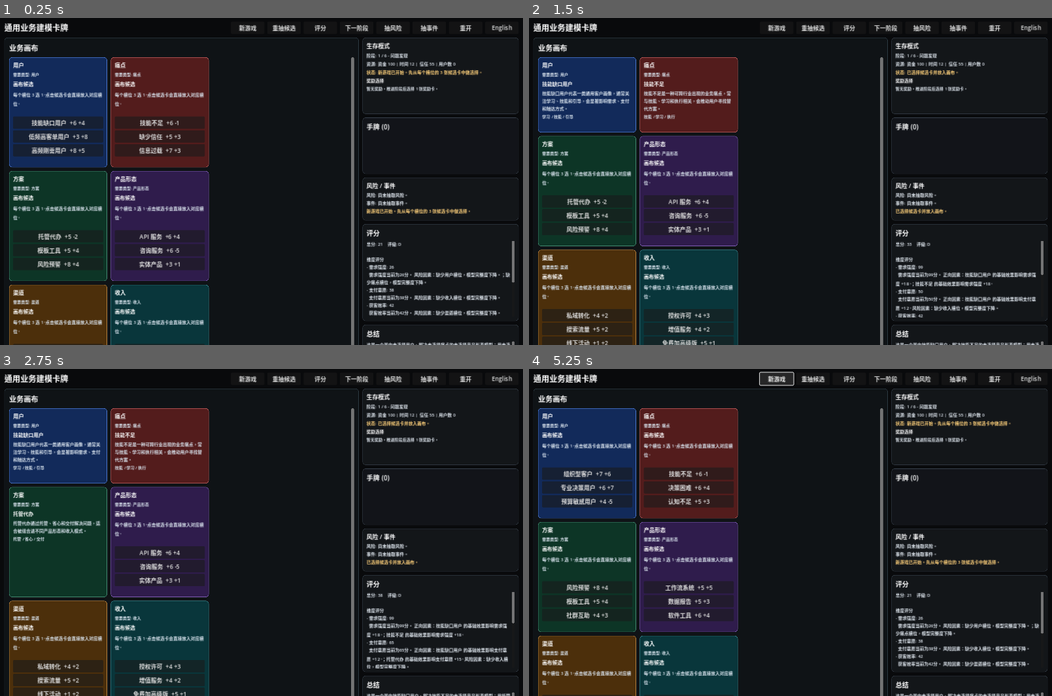
Above: before the commit, frames 1-4 (two rows, left to right).
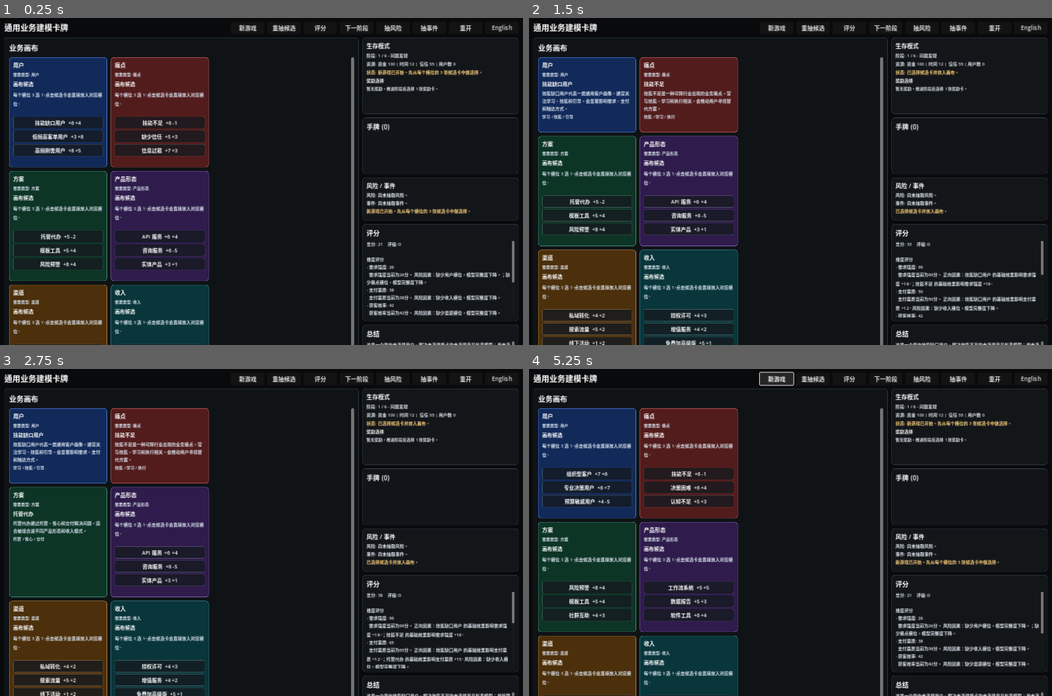
Above: after the commit, the same moments.

Repository: HelloKuoty/poker
Game: Godot game, scene res://scenes/main.tscn
The game is run twice, just before and just after one commit, with the same random seed, the same clock (stepped at 60 frames per second) and the same inputs.
Inputs (mouse positions are in pixels of both pictures, inside the frame that each line leads up to):
- Up to frame 1 (0.25 s): no input
- Up to frame 2 (1.5 s): click (586, 122) at 0.5 s, where only the run before the commit has a clickable "技能缺口用户 +6 +4"; click (691, 122) at 1.25 s, where only the run before the commit has a clickable "技能不足 +6 -1"
- Up to frame 3 (2.75 s): click (57, 552) at 2 s, where only the run before the commit has a clickable "托管代办 +5 -2"
- Up to frame 4 (5.25 s): click (691, 552) at 2.75 s, where only the run before the commit has a clickable "API 服务 +6 +4"; click (586, 624) at 3.5 s, where only the run before the commit has a clickable "私域转化 +4 +2"; click (691, 624) at 4.25 s, where only the run before the commit has a clickable "授权许可 +4 +3"; click "新游戏" at 5 s

The runs differ from the first frame. In frame 1, 1.6% of the frame differs, in the area x 2-40%, y 30-100%; in frame 2, 1.9%, in the area x 2-40%, y 54-100%; in frame 3, 1.4%; in frame 4, 1.6%.

Commit message:
Fix board slot drag scrolling

Diff:
--- a/scripts/ui/board_view.gd
+++ b/scripts/ui/board_view.gd
@@ -9,6 +9,8 @@
 
 const SLOT_SCENE := preload("res://scenes/card_slot.tscn")
 const REQUIRED_SLOTS := ["customer", "pain", "solution", "product", "channel", "revenue", "cost", "moat"]
+const WHEEL_STEP := 90
+const KEY_STEP := 260
 
 var localization: LocalizationManager
 var title_label: Label
@@ -37,11 +39,22 @@
 		slot.setup(slot_type, slots.get(slot_type, {}), draft_options.get(slot_type, []), localization, selected_card_type, type_colors)
 		slot.slot_clicked.connect(_on_slot_clicked)
 		slot.draft_option_clicked.connect(_on_draft_option_clicked)
+		slot.pan_started.connect(_on_slot_pan_started)
+		slot.pan_dragged.connect(_on_slot_pan_dragged)
 
 
 func _input(event: InputEvent) -> void:
 	if scroll == null:
 		return
+	if event is InputEventMouseButton and event.pressed and _is_mouse_over_board():
+		if event.button_index == MOUSE_BUTTON_WHEEL_UP:
+			_scroll_by(-WHEEL_STEP)
+			get_viewport().set_input_as_handled()
+			return
+		if event.button_index == MOUSE_BUTTON_WHEEL_DOWN:
+			_scroll_by(WHEEL_STEP)
+			get_viewport().set_input_as_handled()
+			return
 	if event is InputEventMouseButton and event.button_index == MOUSE_BUTTON_LEFT:
 		if event.pressed and _is_mouse_over_board():
 			drag_candidate = true
@@ -61,6 +74,13 @@
 			dragging = true
 			scroll.scroll_vertical = max(0, drag_start_vertical - int(delta.y))
 			scroll.scroll_horizontal = max(0, drag_start_horizontal - int(delta.x))
+			get_viewport().set_input_as_handled()
+	if event is InputEventKey and event.pressed:
+		if event.keycode == KEY_PAGEUP:
+			_scroll_by(-KEY_STEP)
+			get_viewport().set_input_as_handled()
+		elif event.keycode == KEY_PAGEDOWN:
+			_scroll_by(KEY_STEP)
 			get_viewport().set_input_as_handled()
 
 
@@ -125,6 +145,19 @@
 	emit_signal("draft_option_clicked", slot_type, card_id)
 
 
+func _on_slot_pan_started() -> void:
+	drag_candidate = false
+	dragging = false
+
+
+func _on_slot_pan_dragged(delta: Vector2) -> void:
+	_scroll_by(-int(delta.y))
+
+
+func _scroll_by(amount: int) -> void:
+	scroll.scroll_vertical = max(0, scroll.scroll_vertical + amount)
+
+
 func _is_mouse_over_board() -> bool:
 	var mouse_position := get_viewport().get_mouse_position()
 	var rect := Rect2(global_position, size)
--- a/scripts/ui/card_slot.gd
+++ b/scripts/ui/card_slot.gd
@@ -5,6 +5,8 @@
 
 signal slot_clicked(slot_type: String)
 signal draft_option_clicked(slot_type: String, card_id: String)
+signal pan_started
+signal pan_dragged(delta: Vector2)
 
 var slot_type := ""
 var card_data := {}
@@ -21,6 +23,13 @@
 var tags_label: Label
 var option_container: VBoxContainer
 var feedback_label: Label
+var pointer_down := false
+var pointer_dragging := false
+var pointer_start_global := Vector2.ZERO
+var pointer_last_global := Vector2.ZERO
+var pointer_option_id := ""
+
+const DRAG_THRESHOLD := 7.0
 
 
 func setup(expected_type: String, placed_card: Dictionary, options: Array, loc: LocalizationManager, current_selected_type: String = "", colors: Dictionary = {}) -> void:
@@ -35,9 +44,7 @@
 
 
 func _gui_input(event: InputEvent) -> void:
-	if event is InputEventMouseButton and event.button_index == MOUSE_BUTTON_LEFT and event.pressed:
-		emit_signal("slot_clicked", slot_type)
-		accept_event()
+	_handle_pointer_event(event, "")
 
 
 func _ensure_nodes() -> void:
@@ -97,13 +104,60 @@
 
 func _render_draft_options() -> void:
 	for option in draft_options:
-		var button := Button.new()
-		button.text = "%s  %s" % [localization.get_text(option.get("name", {})), _effects_summary(option)]
-		button.tooltip_text = localization.get_text(option.get("description", {}))
-		button.custom_minimum_size = Vector2(0, 30)
-		button.size_flags_horizontal = Control.SIZE_EXPAND_FILL
-		button.pressed.connect(_on_draft_option_pressed.bind(str(option.get("id", ""))))
-		option_container.add_child(button)
+		var option_row := PanelContainer.new()
+		option_row.tooltip_text = localization.get_text(option.get("description", {}))
+		option_row.custom_minimum_size = Vector2(0, 30)
+		option_row.size_flags_horizontal = Control.SIZE_EXPAND_FILL
+		option_row.mouse_filter = Control.MOUSE_FILTER_STOP
+		option_row.add_theme_stylebox_override("panel", _make_option_style())
+		option_row.gui_input.connect(_on_option_gui_input.bind(str(option.get("id", ""))))
+
+		var margin := MarginContainer.new()
+		margin.add_theme_constant_override("margin_left", 8)
+		margin.add_theme_constant_override("margin_right", 8)
+		margin.add_theme_constant_override("margin_top", 4)
+		margin.add_theme_constant_override("margin_bottom", 4)
+		option_row.add_child(margin)
+
+		var label := _make_label(14, true)
+		label.text = "%s  %s" % [localization.get_text(option.get("name", {})), _effects_summary(option)]
+		label.horizontal_alignment = HORIZONTAL_ALIGNMENT_CENTER
+		label.mouse_filter = Control.MOUSE_FILTER_IGNORE
+		margin.add_child(label)
+		option_container.add_child(option_row)
+
+
+func _handle_pointer_event(event: InputEvent, option_id: String) -> void:
+	if event is InputEventMouseButton and event.button_index == MOUSE_BUTTON_LEFT:
+		if event.pressed:
+			pointer_down = true
+			pointer_dragging = false
+			pointer_start_global = get_viewport().get_mouse_position()
+			pointer_last_global = pointer_start_global
+			pointer_option_id = option_id
+			emit_signal("pan_started")
+		else:
+			if pointer_down and not pointer_dragging:
+				if pointer_option_id == "":
+					emit_signal("slot_clicked", slot_type)
+				else:
+					emit_signal("draft_option_clicked", slot_type, pointer_option_id)
+			pointer_down = false
+			pointer_dragging = false
+			pointer_option_id = ""
+	elif event is InputEventMouseMotion and pointer_down:
+		var current_global := get_viewport().get_mouse_position()
+		var total_delta := current_global - pointer_start_global
+		var frame_delta := current_global - pointer_last_global
+		if pointer_dragging or total_delta.length() >= DRAG_THRESHOLD:
+			pointer_dragging = true
+			if not frame_delta.is_zero_approx():
+				emit_signal("pan_dragged", frame_delta)
+		pointer_last_global = current_global
+
+
+func _on_option_gui_input(event: InputEvent, card_id: String) -> void:
+	_handle_pointer_event(event, card_id)
 
 
 func _slot_feedback() -> String:
@@ -133,6 +187,18 @@
 	label.add_theme_color_override("font_color", Color(1, 1, 1) if bold else Color(0.86, 0.9, 0.94))
 	label.clip_text = false
 	return label
+
+
+func _make_option_style() -> StyleBoxFlat:
+	var style := StyleBoxFlat.new()
+	style.bg_color = Color(0.08, 0.1, 0.12, 0.78)
+	style.border_color = Color(1, 1, 1, 0.08)
+	style.set_border_width_all(1)
+	style.corner_radius_top_left = 4
+	style.corner_radius_top_right = 4
+	style.corner_radius_bottom_left = 4
+	style.corner_radius_bottom_right = 4
+	return style
 
 
 func _effects_summary(card: Dictionary) -> String:
@@ -155,10 +221,6 @@
 		child.queue_free()
 
 
-func _on_draft_option_pressed(card_id: String) -> void:
-	emit_signal("draft_option_clicked", slot_type, card_id)
-
-
 func _join(values: Array, separator: String) -> String:
 	var parts: Array[String] = []
 	for value in values:
Not shown, changed: ITERATION_LOG.md
Not shown, changed: TODO.md
